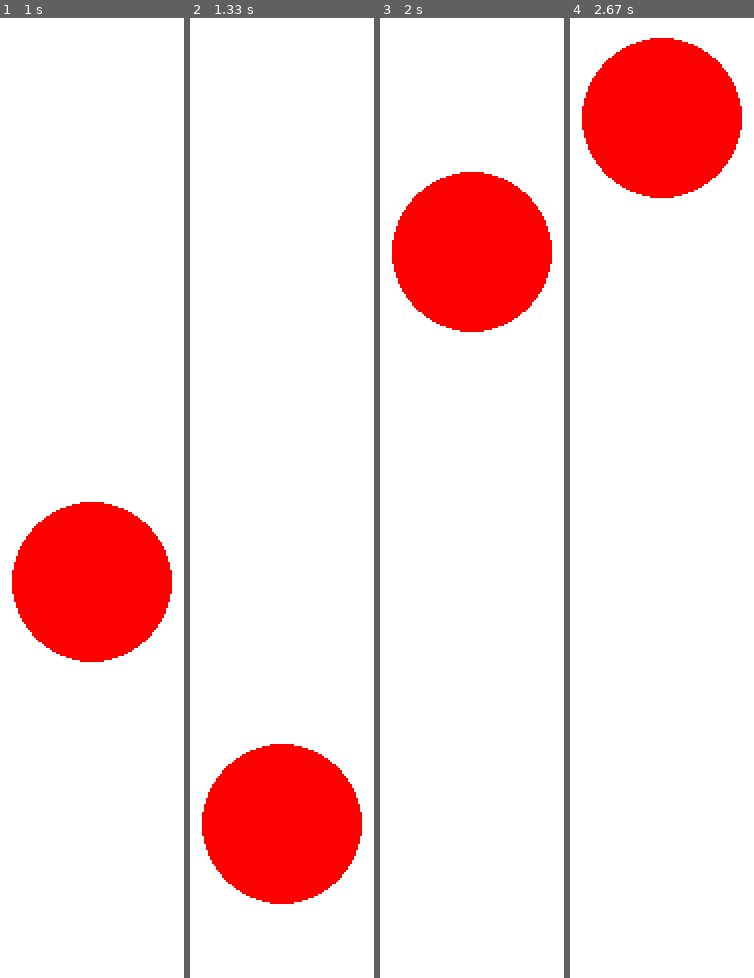
Above: before the commit, frames 1-4 (left to right).
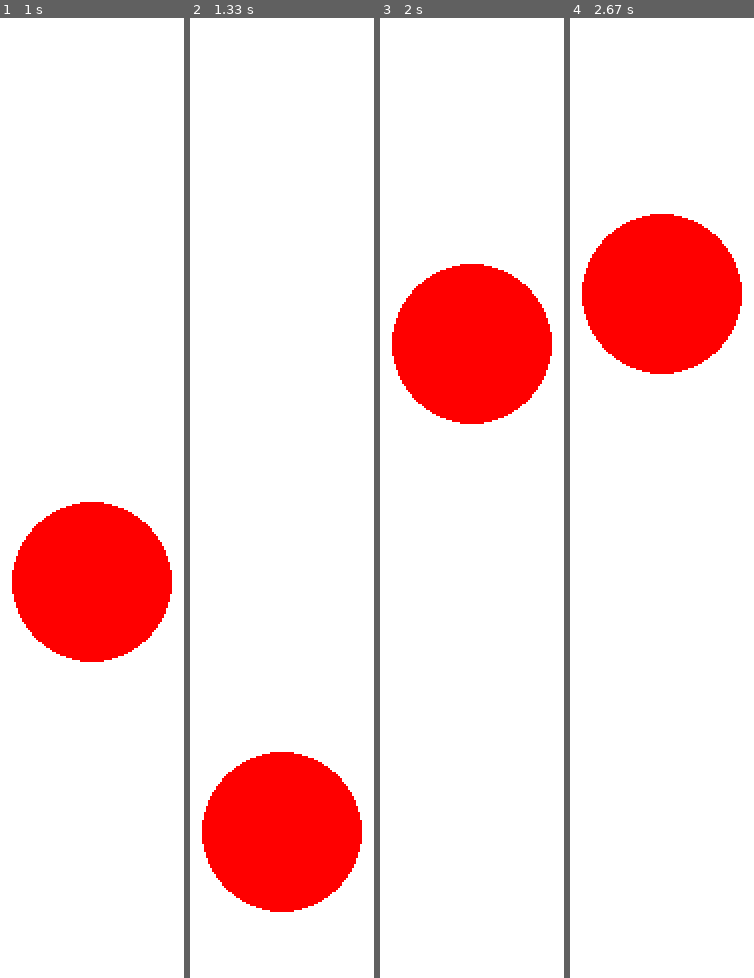
Above: after the commit, the same moments.

Repository: dttvn0010/python_tutorial
Game: pygame game, started from pygame/ball/ball3.py
Two runs of this game, one before a commit and one after it. Both use one fixed random seed, a clock stepped at 60 frames per second and the inputs below.
Inputs:
- Up to frame 1 (1 s): no input
- Up to frame 2 (1.33 s): no input
- Up to frame 3 (2 s): no input
- Up to frame 4 (2.67 s): no input

Frame 1 is identical in both runs. In frame 2, 1.4% of the frame differs, in the area x 6-94%, y 75-94%; in frame 3, 16%; in frame 4, 23%, in the area x 6-94%, y 2-38%.

Commit message:
Delete ball3

Diff:
--- a/pygame/ball/ball3.py
+++ b/pygame/ball/ball3.py
@@ -29,4 +29,4 @@
 
     if y + sz > screenY:
         y = screenY - sz
-        vy = -vy
+        vy = -0.9 * vy
--- a/pygame/ball/ball4.py
+++ b/pygame/ball/ball4.py
@@ -20,6 +20,12 @@
         if event.type == pygame.QUIT:
             sys.exit()
 
+        if event.type == pygame.KEYDOWN and event.key == pygame.K_UP:
+            a = -0.1
+
+        if event.type == pygame.KEYUP:
+            a = 0.05
+
     screen.fill(WHITE)
     pygame.draw.ellipse(screen, RED, pygame.Rect(x, y, sz, sz))
     pygame.display.flip()
@@ -30,3 +36,7 @@
     if y + sz > screenY:
         y = screenY - sz
         vy = -0.9 * vy
+
+    if y < 0:
+        y = 0
+        vy = 0
--- a/pygame/ball/ball5.py
+++ b/pygame/ball/ball5.py
@@ -11,6 +11,9 @@
 y = 0
 vy = 0
 a = 0.05
+
+image = pygame.image.load("ball.png")
+image = pygame.transform.scale(image, (sz, sz))
 
 clock = pygame.time.Clock()
 while True:
@@ -27,7 +30,7 @@
             a = 0.05
 
     screen.fill(WHITE)
-    pygame.draw.ellipse(screen, RED, pygame.Rect(x, y, sz, sz))
+    screen.blit(image, pygame.Rect(x, y, sz, sz))
     pygame.display.flip()
 
     vy += a
--- a/pygame/ball/ball6.py
+++ b/pygame/ball/ball6.py
@@ -8,38 +8,38 @@
 
 sz = 80
 x = (screenX-sz)/2
-y = 0
-vy = 0
-a = 0.05
+y = (screenY-sz)/2
 
 image = pygame.image.load("ball.png")
 image = pygame.transform.scale(image, (sz, sz))
 
+moving = False
 clock = pygame.time.Clock()
+
 while True:
     clock.tick(100)
+
+    screen.fill(WHITE)
+    screen.blit(image, pygame.Rect(x, y, sz, sz))
+    pygame.display.flip()
 
     for event in pygame.event.get():
         if event.type == pygame.QUIT:
             sys.exit()
 
-        if event.type == pygame.KEYDOWN and event.key == pygame.K_UP:
-            a = -0.1
+        if event.type == pygame.MOUSEBUTTONDOWN:
+            mouse_x, mouse_y = pygame.mouse.get_pos()
+            r = sz/2
+            dx = x + r - mouse_x
+            dy = y + r - mouse_y
 
-        if event.type == pygame.KEYUP:
-            a = 0.05
+            if dx*dx + dy*dy < r*r:
+                moving = True
 
-    screen.fill(WHITE)
-    screen.blit(image, pygame.Rect(x, y, sz, sz))
-    pygame.display.flip()
+        if event.type == pygame.MOUSEMOTION and moving:
+            mouse_x, mouse_y = pygame.mouse.get_pos()
+            x = mouse_x - sz/2
+            y = mouse_y - sz/2
 
-    vy += a
-    y += vy
-
-    if y + sz > screenY:
-        y = screenY - sz
-        vy = -0.9 * vy
-
-    if y < 0:
-        y = 0
-        vy = 0
+        if event.type == pygame.MOUSEBUTTONUP:
+            moving = False
--- a/pygame/ball/ball7.py
+++ /dev/null
@@ -1,45 +0,0 @@
-import pygame, sys
-
-WHITE = 255, 255, 255
-RED = 255, 0, 0
-
-screenX, screenY = 640, 480
-screen = pygame.display.set_mode((screenX, screenY))
-
-sz = 80
-x = (screenX-sz)/2
-y = (screenY-sz)/2
-
-image = pygame.image.load("ball.png")
-image = pygame.transform.scale(image, (sz, sz))
-
-moving = False
-clock = pygame.time.Clock()
-
-while True:
-    clock.tick(100)
-
-    screen.fill(WHITE)
-    screen.blit(image, pygame.Rect(x, y, sz, sz))
-    pygame.display.flip()
-
-    for event in pygame.event.get():
-        if event.type == pygame.QUIT:
-            sys.exit()
-
-        if event.type == pygame.MOUSEBUTTONDOWN:
-            mouse_x, mouse_y = pygame.mouse.get_pos()
-            r = sz/2
-            dx = x + r - mouse_x
-            dy = y + r - mouse_y
-
-            if dx*dx + dy*dy < r*r:
-                moving = True
-
-        if event.type == pygame.MOUSEMOTION and moving:
-            mouse_x, mouse_y = pygame.mouse.get_pos()
-            x = mouse_x - sz/2
-            y = mouse_y - sz/2
-
-        if event.type == pygame.MOUSEBUTTONUP:
-            moving = False
